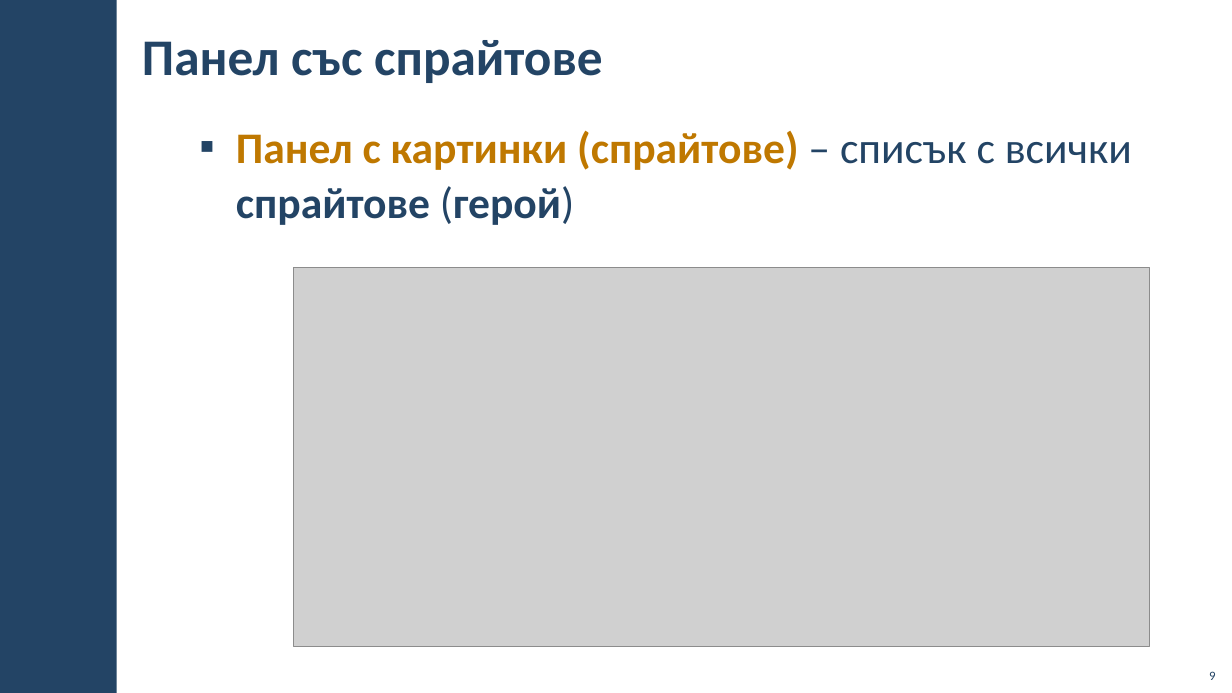
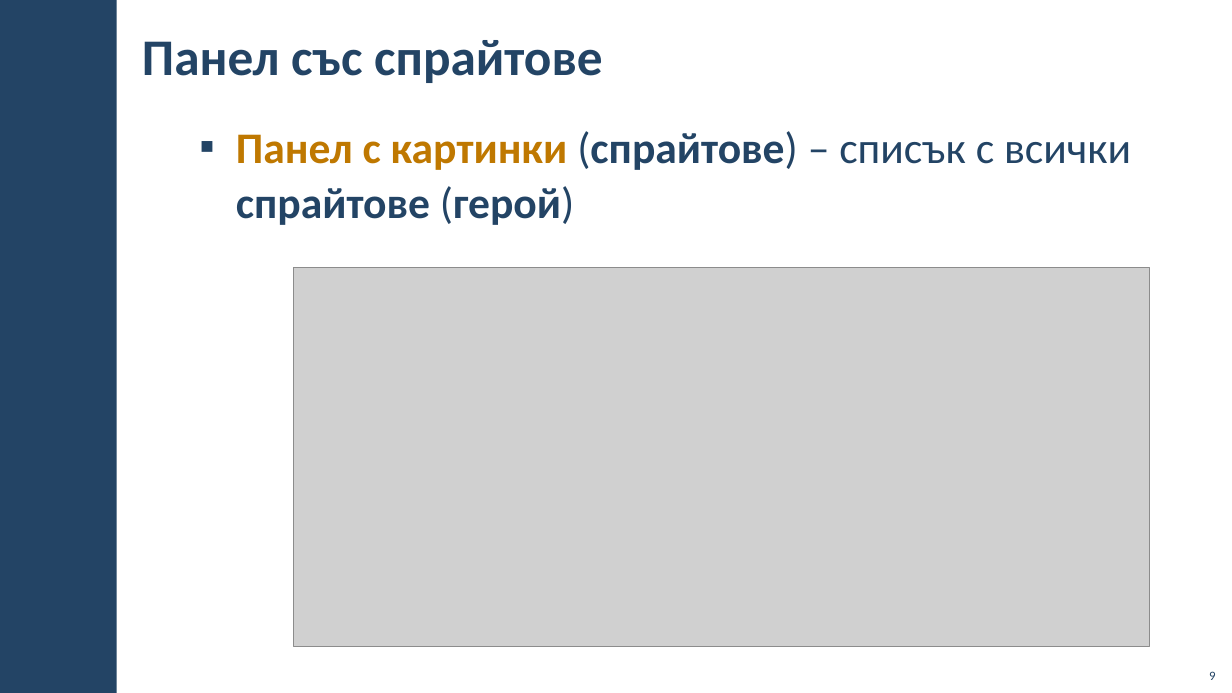
Before and after one commit to BG-IT-Edu/School-Programming, a slide deck: slide 9 of Courses/Computer-Modeling-and-IT/Computer-Modeling-and-IT-5-Class/16-Programming-in-Scratch/16-Programming-in-Scratch.pptx. Drawn at 1232x693 pixels with LibreOffice and Linux fonts; fonts in the diff are those of the drawing; grey boxes stand for pictures; background and template pictures are left out. Boxes give left, top, right and bottom in pixels: in the first picture for what was removed or moved away, otherwise in the second. Text is boxed around its words. In the diff, an @@ line names an element or a change of style, - is before the commit and + after.

```diff
--- a/Courses/Computer-Modeling-and-IT/Computer-Modeling-and-IT-5-Class/16-Programming-in-Scratch/16-Programming-in-Scratch.pptx
+++ b/Courses/Computer-Modeling-and-IT/Computer-Modeling-and-IT-5-Class/16-Programming-in-Scratch/16-Programming-in-Scratch.pptx
@@ text "Панел с картинки (спрайтове) – ..." at (236,131,1131,225): text colour #BF7800 to #234465, bold off in "(спрайтове)" @@
```
Also in this commit, not shown: 3 other slides changed.
